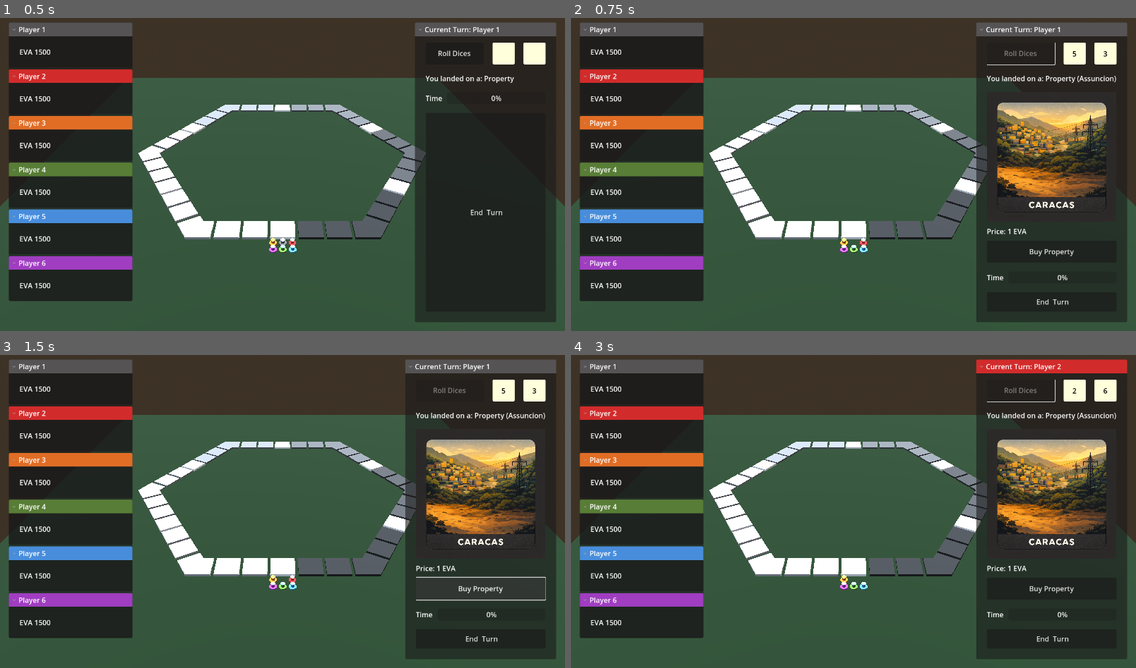
Above: before the commit, frames 1-4 (two rows, left to right).
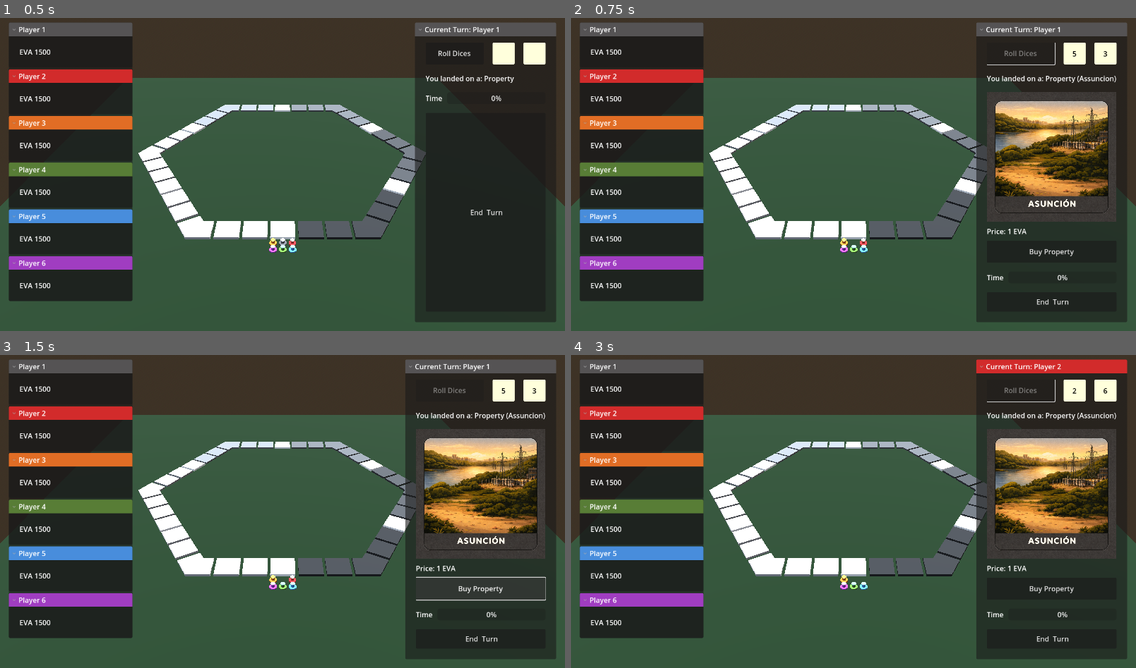
Above: after the commit, the same moments.

Repository: Falafel-Open-Games/evanopolis-ui-slice
Game: Godot game, scene res://scenes/game.tscn
Two runs of this game, one before a commit and one after it. Both use one fixed random seed, a clock stepped at 60 frames per second and the inputs below.
Inputs:
- Up to frame 1 (0.5 s): no input
- Up to frame 2 (0.75 s): click "Roll Dices" at 0.5 s
- Up to frame 3 (1.5 s): click "Buy Property" at 1.25 s
- Up to frame 4 (3 s): click "End Turn" at 2 s; click "Roll Dices" at 2.75 s

Frame 1 is identical in both runs. In frame 2, 5.2% of the frame differs, in the area x 73-97%, y 23-65%; in frame 3, 5.2%; in frame 4, 5.2%.

Commit message:
feat: show city image on property tiles

Diff:
--- a/godot/scenes/right_sidebar.tscn
+++ b/godot/scenes/right_sidebar.tscn
@@ -107,6 +107,7 @@
 theme_override_constants/separation = 10
 
 [node name="Image" type="TextureRect" parent="MarginContainer/Content/PropertyContainer"]
+unique_name_in_owner = true
 clip_contents = true
 layout_mode = 2
 texture = ExtResource("1_jxb3w")
--- a/godot/scripts/right_sidebar.gd
+++ b/godot/scripts/right_sidebar.gd
@@ -17,10 +17,12 @@
 
 @onready var end_turn_button: Button = %EndTurnButton
 @onready var property_container: VBoxContainer = %PropertyContainer
+@onready var property_image: TextureRect = %Image
 @onready var movement_button: Button = %MovementButton
 @onready var dice_1_label: Label = %Dice1Label
 @onready var dice_2_label: Label = %Dice2Label
 @onready var tile_type_label: Label = %TileTypeLabel
+@onready var image: TextureRect = %Image
 
 # Called when the node enters the scene tree for the first time.
 func _ready() -> void:
@@ -81,8 +83,11 @@
 		return
 	if tile_type == "property" or tile_type == "special_property":
 		property_container.visible = true
+		_update_property_image(city)
 	else:
 		property_container.visible = false
+		if property_image != null:
+			property_image.texture = null
 
 func _update_tile_type_label(tile_type: String, city: String, incident_kind: String) -> void:
 	if tile_type_label == null:
@@ -108,3 +113,29 @@
 		_:
 			label_text += "Unknown"
 	tile_type_label.text = label_text
+
+func _update_property_image(city: String) -> void:
+	if property_image == null:
+		return
+	var image_path: String = _get_city_image_path(city)
+	if image_path.is_empty():
+		property_image.texture = null
+		return
+	property_image.texture = load(image_path)
+
+func _get_city_image_path(city: String) -> String:
+	match city:
+		"Caracas":
+			return "res://textures/1-caracas-without-mining.png"
+		"Assuncion":
+			return "res://textures/2-assuncion-without-mining.png"
+		"Ciudad del Este":
+			return "res://textures/3-ciudad-del-este-without-mining.png"
+		"Minsk":
+			return "res://textures/4-minsk-without-mining.png"
+		"Irkutsk":
+			return "res://textures/5-irkutsk-without-mining.png"
+		"Rockdale":
+			return "res://textures/6-rockdale-without-mining.png"
+		_:
+			return ""
